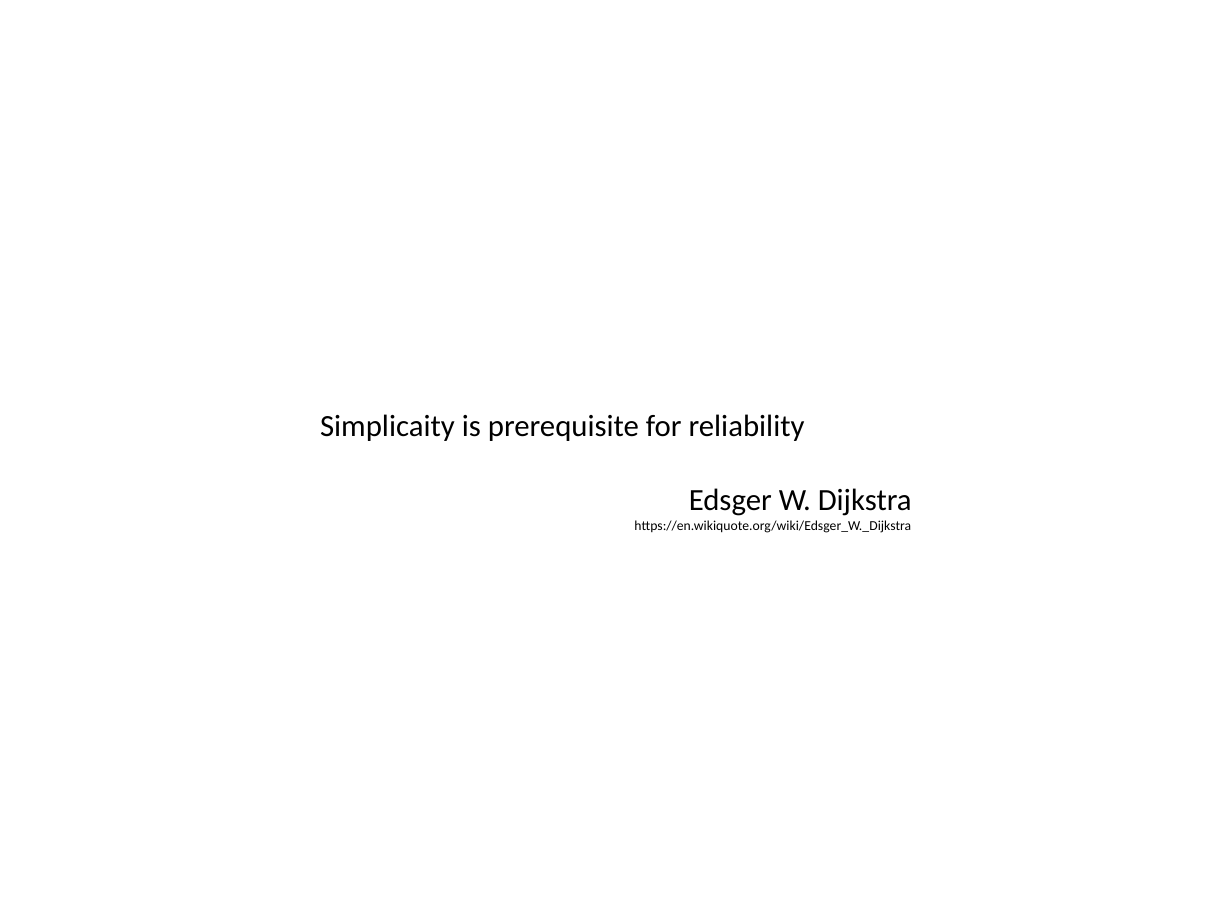
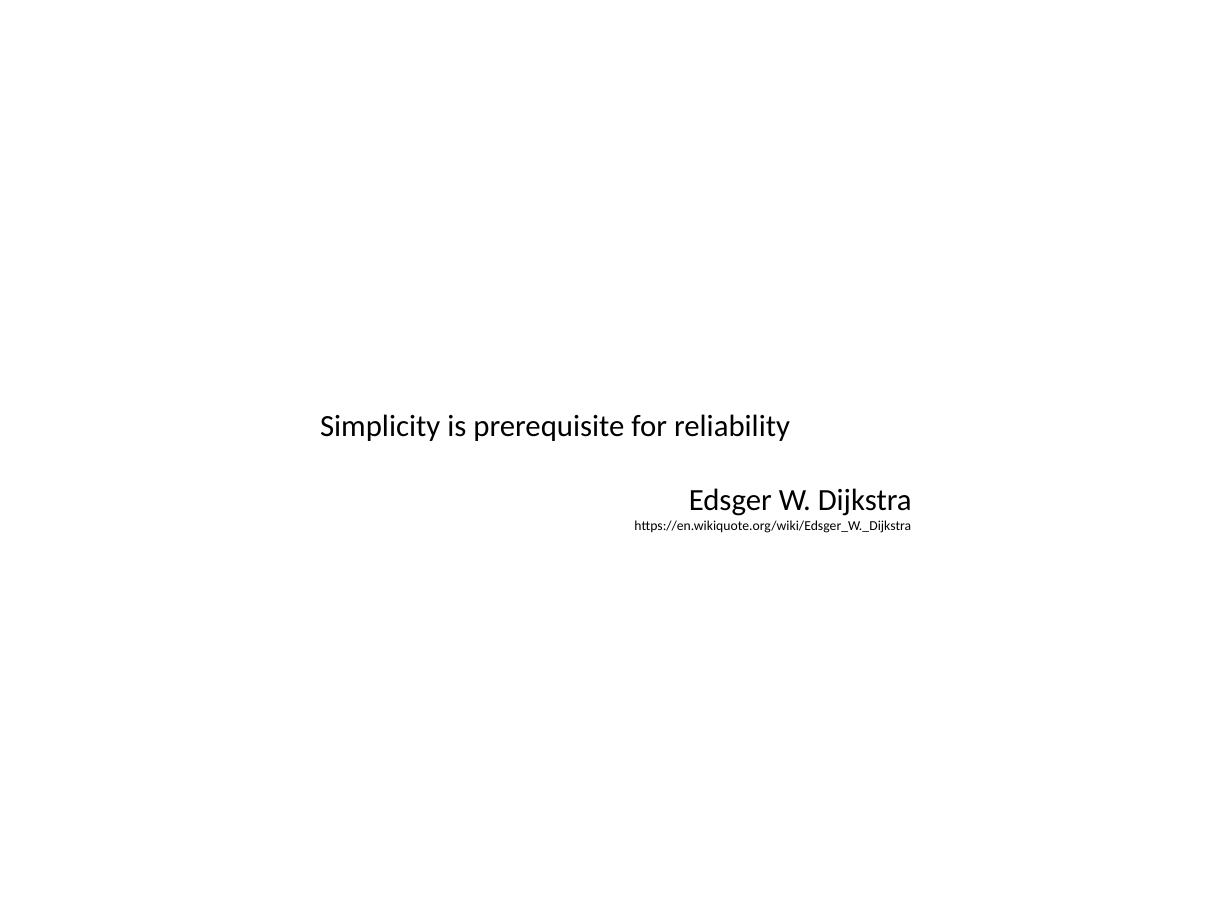
Before and after one commit to hotjk/translation, a slide deck: slide 3 of abstract.pptx. Drawn at 1232x924 pixels with LibreOffice and Linux fonts; fonts in the diff are those of the drawing. Boxes give left, top, right and bottom in pixels: in the first picture for what was removed or moved away, otherwise in the second. Text is boxed around its words. In the diff, an @@ line names an element or a change of style, - is before the commit and + after.

```diff
--- a/abstract.pptx
+++ b/abstract.pptx
@@ text at <box>320,414,790,441</box>: text changed @@
-Simplicaity is prerequisite for reliability
+Simplicity is prerequisite for reliability
```
Also in this commit, not shown: 1 other slide changed, 8 slides added, 1 slide removed.
